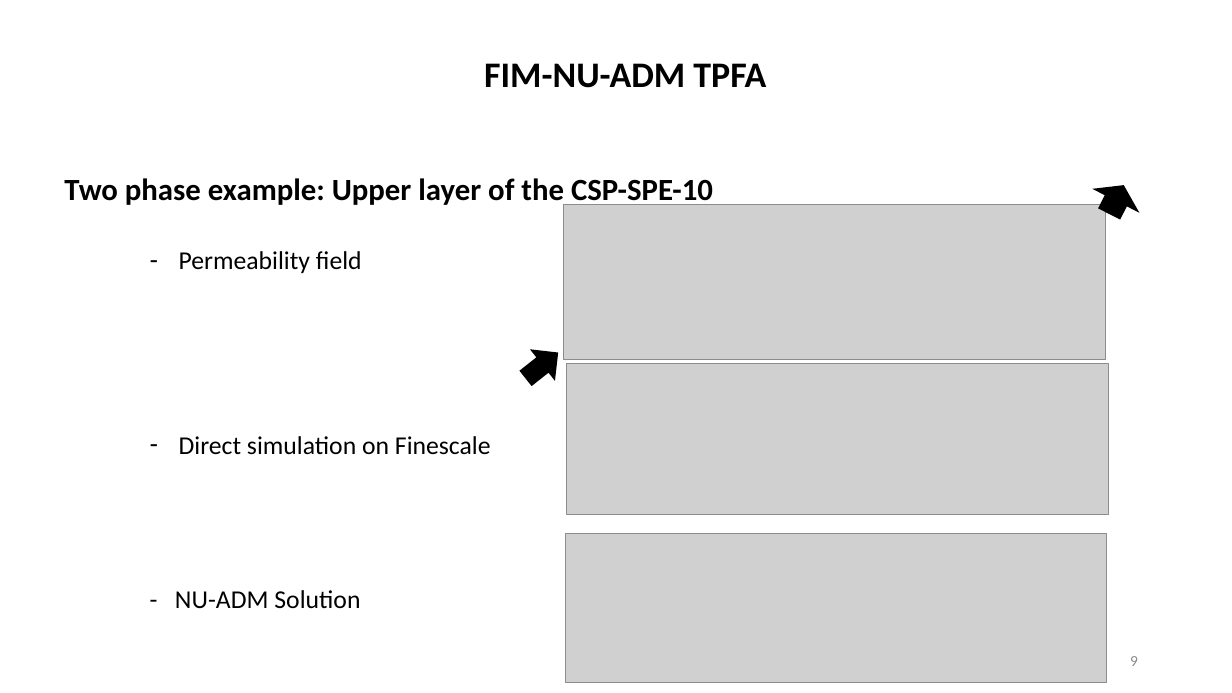
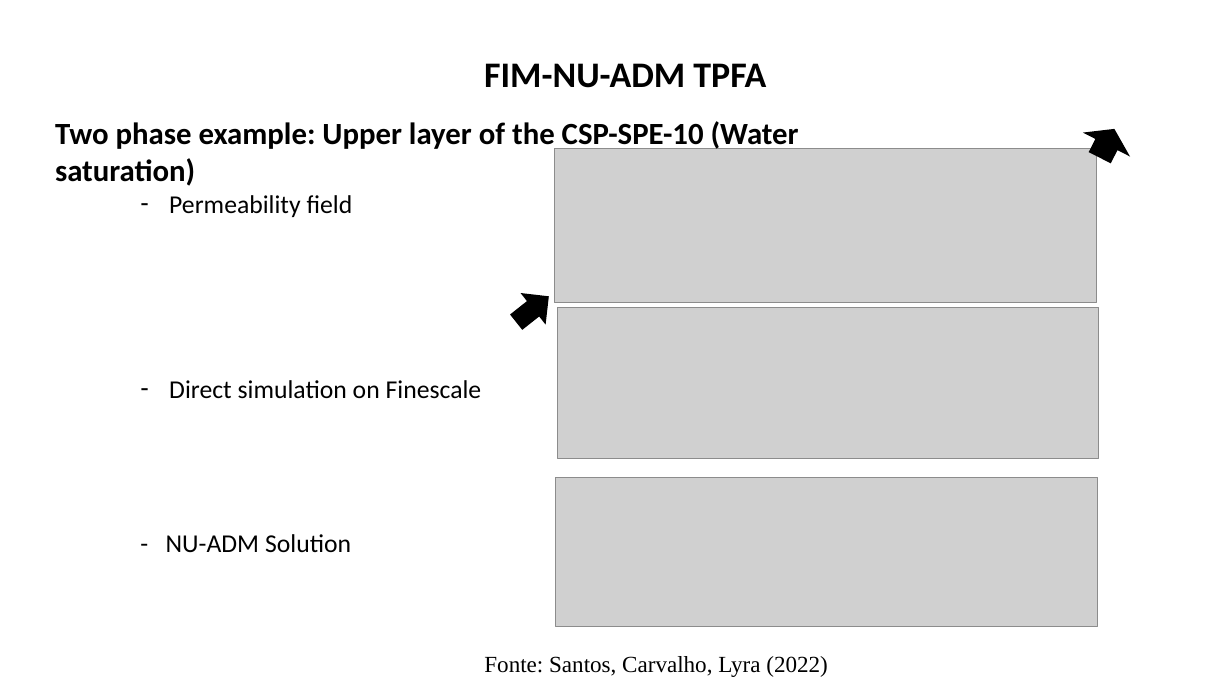
Before and after one commit to jpra2/matlab_mestrado, a slide deck: slide 13 of eds2/Apresentação EDS II.pptx (slide 9 before the commit). Drawn at 1232x693 pixels with LibreOffice and Linux fonts; fonts in the diff are those of the drawing; grey boxes stand for pictures. Boxes give left, top, right and bottom in pixels: in the first picture for what was removed or moved away, otherwise in the second. Text is boxed around its words. In the diff, an @@ line names an element or a change of style, - is before the commit and + after.

```diff
--- a/eds2/Apresentação EDS II.pptx
+++ b/eds2/Apresentação EDS II.pptx
@@ text at bbox=[55, 121, 799, 186]: text changed @@
-Two phase example: Upper layer of the CSP-SPE-10
+Two phase example: Upper layer of the CSP-SPE-10 (Water saturation)
@@ 3 pictures, 2 up arrows, 1 text: place and size @@
-3 pictures, 2 up arrows, 1 text at bbox=[175, 176, 1143, 682]
+3 pictures, 2 up arrows, 1 text at bbox=[166, 120, 1134, 626]
@@ text added at bbox=[484, 656, 828, 677], 18 pt, text #000000 @@
+Fonte: Santos, Carvalho, Lyra (2022)
@@ page number removed at bbox=[1130, 656, 1138, 666] @@
-9
```
Also in this commit, not shown: 3 other slides changed, 28 slides added.
